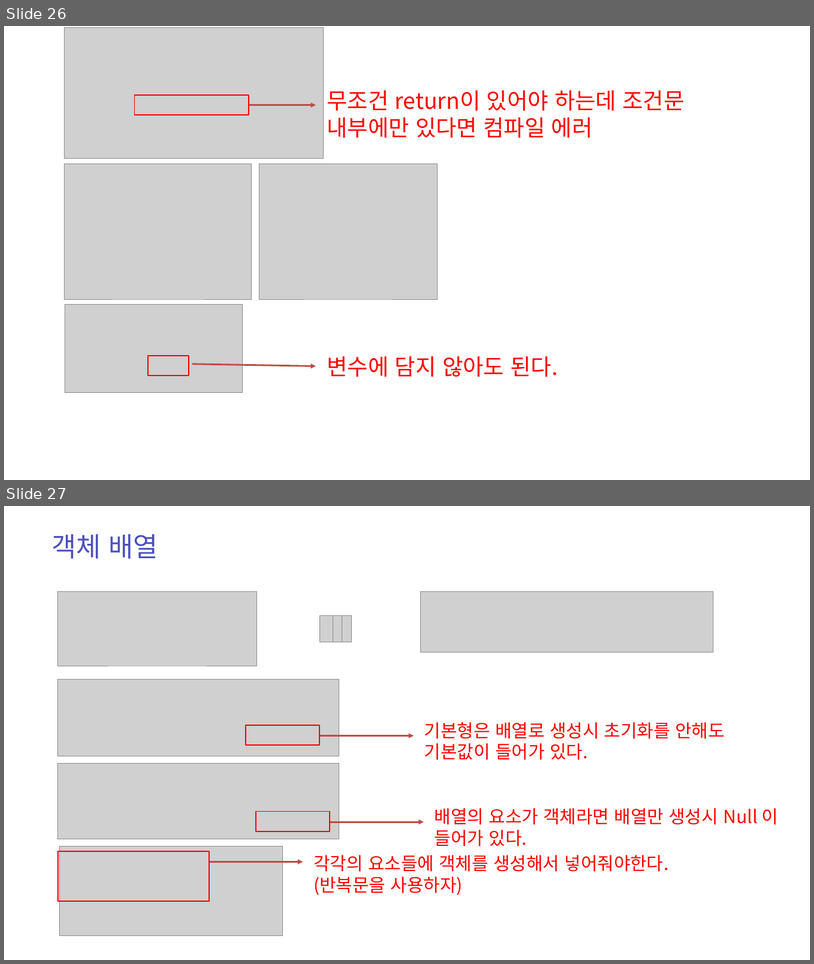
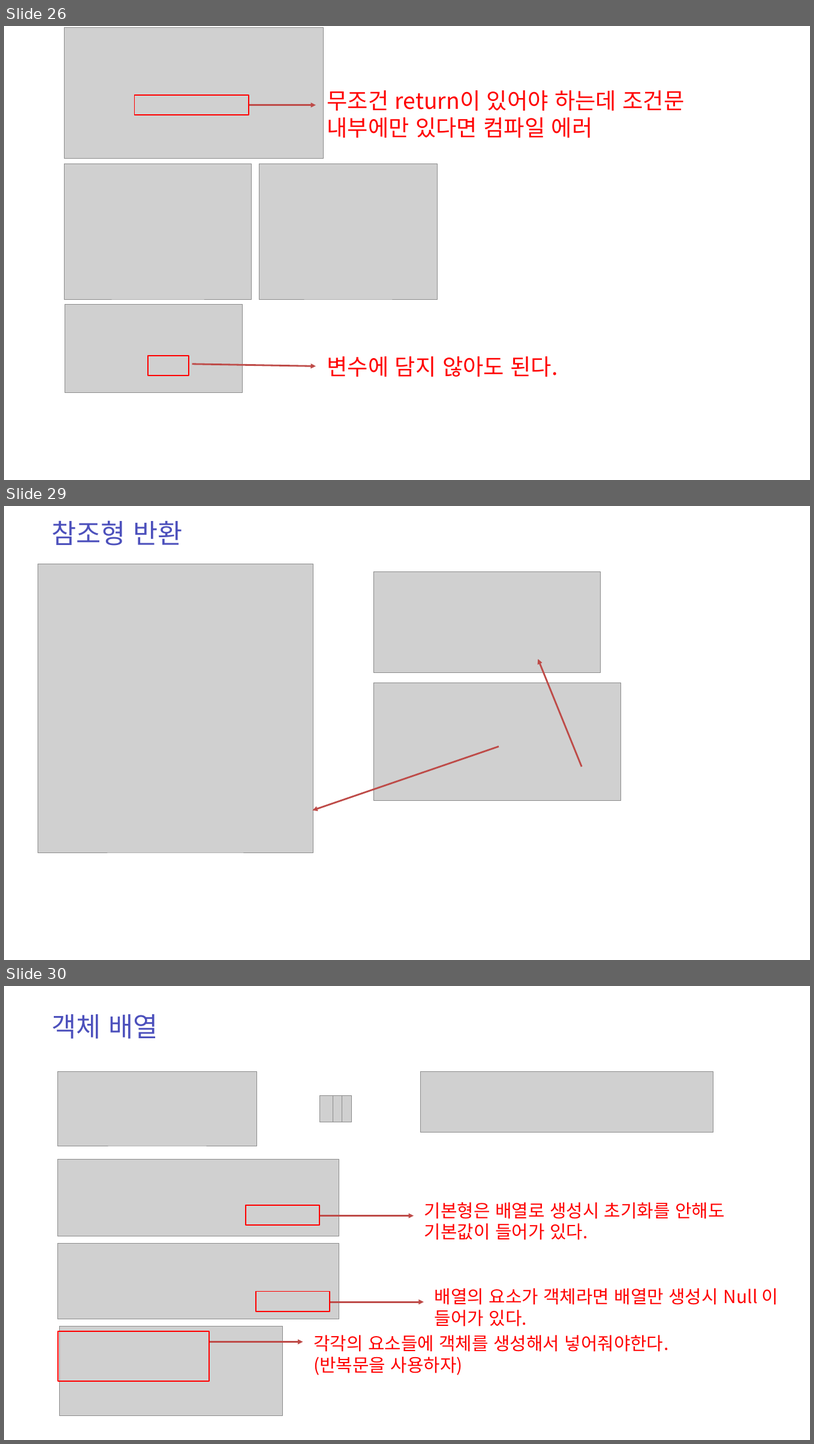
Before and after one commit to zest132/JavaLecture, a slide deck: JavaLecture/LectureFile/java 6강.pptx. Shown one above the other, each under a label of ours: slides 26 and 27 before the commit, slides 26, 29 and 30 after it; the slides between them are not shown. The pictures are 814x964 and 814x1444 pixels, drawn with LibreOffice and Linux fonts; fonts in the diff are those of the drawing; grey boxes stand for pictures. Boxes give left, top, right and bottom in pixels: in the first picture for what was removed or moved away, otherwise in the second. Text is boxed around its words. In the diff, an @@ line names an element or a change of style, - is before the commit and + after.

```diff
--- a/JavaLecture/LectureFile/java 6강.pptx
+++ b/JavaLecture/LectureFile/java 6강.pptx
@@ slide 29 added at box(4, 506, 810, 960), background #FFFFFF @@
@@ text added at box(51, 520, 183, 546), 48 pt, text #4C50BC @@
+참조형 반환
@@ picture added at box(38, 564, 313, 852) @@
@@ picture added at box(374, 571, 601, 672) @@
@@ arrow added from (582, 766) to (538, 659), #BF4C48 3 pt @@
@@ picture added at box(374, 682, 621, 801) @@
@@ arrow added from (499, 747) to (312, 810), #BF4C48 3 pt @@
@@ what was slide 27 is now slide 30 @@
```
Also in this commit, not shown: 1 slide changed, 2 other slides added, 5 other files.
